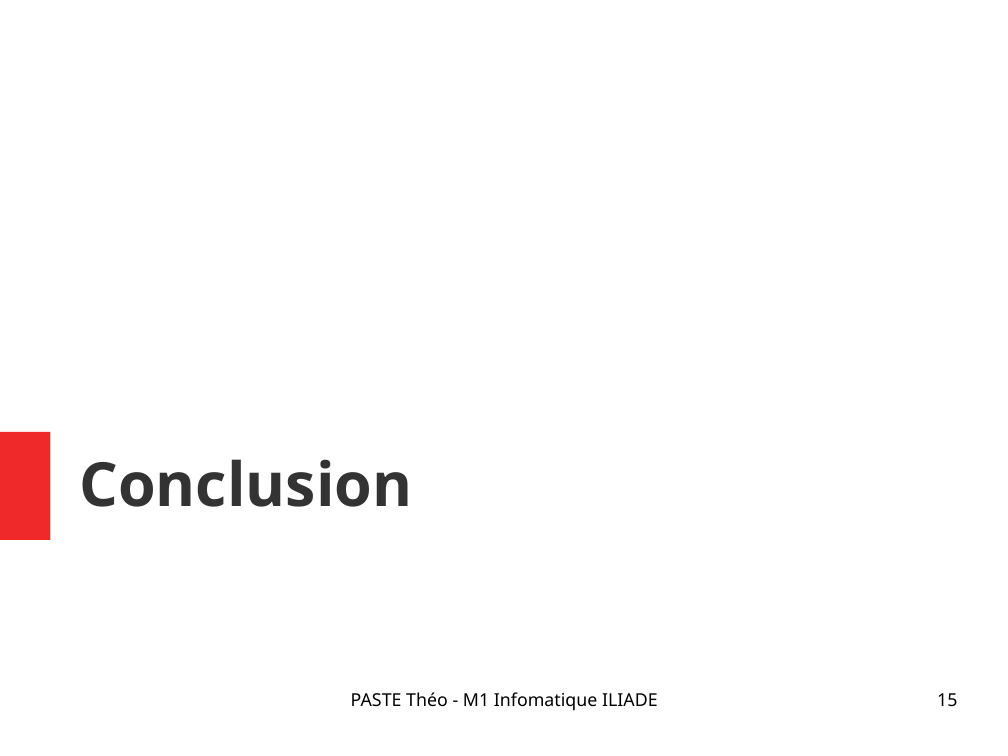
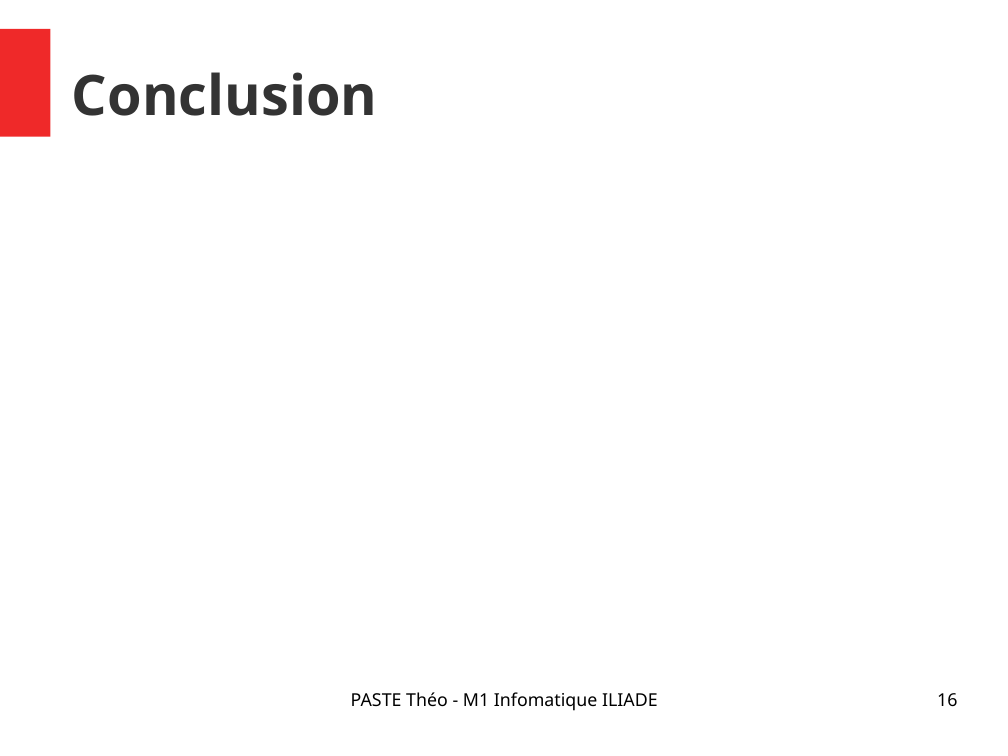
Before and after one commit to Narrateur/Rapport_de_Stage_M1, a slide deck: slide 16 of .gitbook/assets/Presentation_PASTE_Theo.odp (slide 15 before the commit). Drawn at 1008x756 pixels with LibreOffice and Linux fonts; fonts in the diff are those of the drawing. Boxes give left, top, right and bottom in pixels: in the first picture for what was removed or moved away, otherwise in the second. Text is boxed around its words. In the diff, an @@ line names an element or a change of style, - is before the commit and + after.

```diff
--- a/.gitbook/assets/Presentation_PASTE_Theo.odp
+++ b/.gitbook/assets/Presentation_PASTE_Theo.odp
@@ rectangle: place and size @@
-rectangle at bbox=[0, 432, 50, 540]
+rectangle at bbox=[0, 28, 50, 136]
@@ title "Conclusion": place and size @@
-title "Conclusion" at bbox=[79, 459, 412, 507]
+title "Conclusion" at bbox=[72, 72, 377, 116]
@@ title "Conclusion" at bbox=[72, 72, 377, 116]: size 48 to 44 pt @@
@@ page number at bbox=[937, 693, 957, 707]: text changed @@
-15
+16
```
Also in this commit, not shown: 12 other slides changed, 1 slide added, 2 other files.
